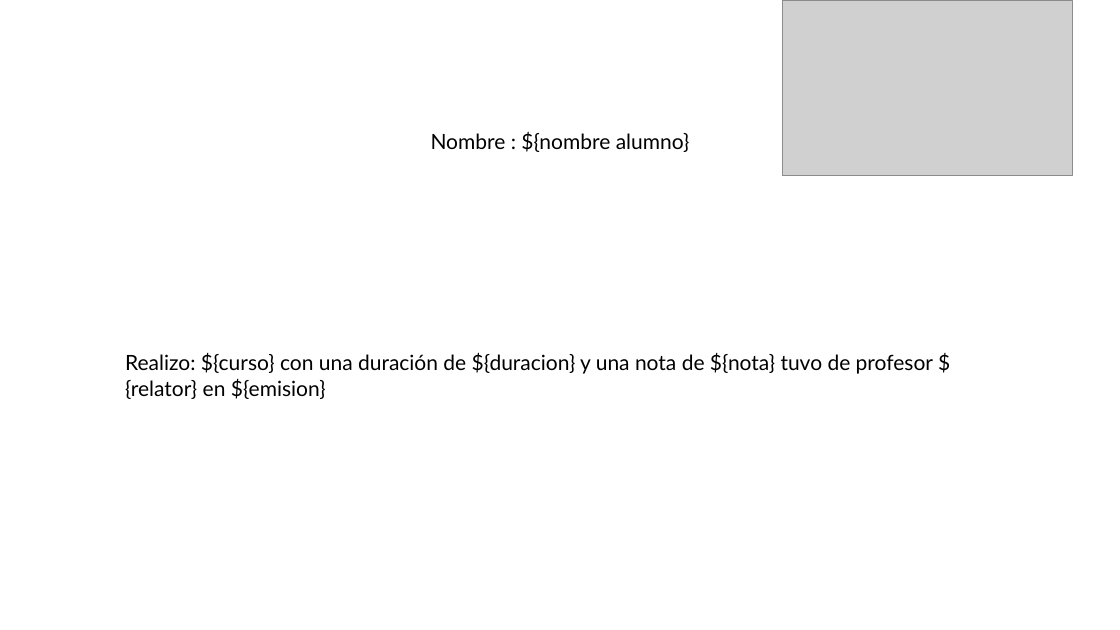
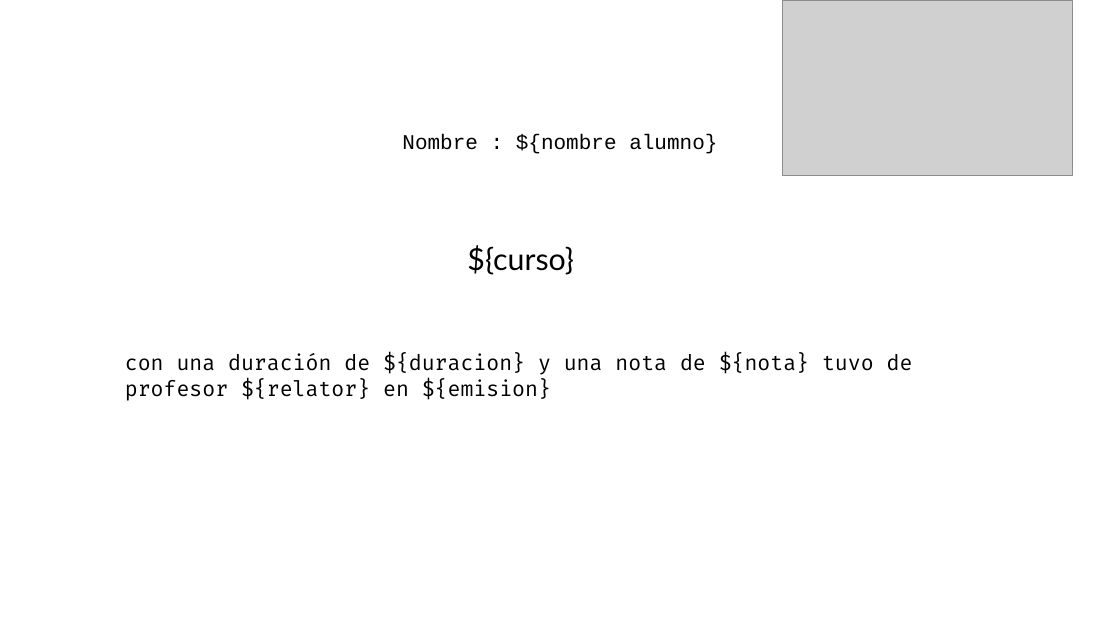
Before and after one commit to ViesTreet/createmanagesubmit, a slide deck: slide 1 of src/main/resources/static/plantillas/Presentación7.pptx. Drawn at 1120x630 pixels with LibreOffice and Linux fonts; fonts in the diff are those of the drawing; grey boxes stand for pictures. Boxes give left, top, right and bottom in pixels: in the first picture for what was removed or moved away, otherwise in the second. Text is boxed around its words. In the diff, an @@ line names an element or a change of style, - is before the commit and + after.

```diff
--- a/src/main/resources/static/plantillas/Presentación7.pptx
+++ b/src/main/resources/static/plantillas/Presentación7.pptx
@@ text "Nombre : ${nombre alumno}" at <box>402,134,717,154</box>: font Lato to Courier New @@
@@ text added at <box>467,245,574,275</box>, 26 pt, text #000000 @@
+${curso}
@@ text at <box>125,353,913,401</box>: text changed; font Lato to Fira Code @@
-Realizo: ${curso} con una duración de ${duracion} y una nota de ${nota} tuvo de profesor ${relator} en ${emision}
+con una duración de ${duracion} y una nota de ${nota} tuvo de profesor ${relator} en ${emision}
```
Also in this commit, not shown: 2 other files.
